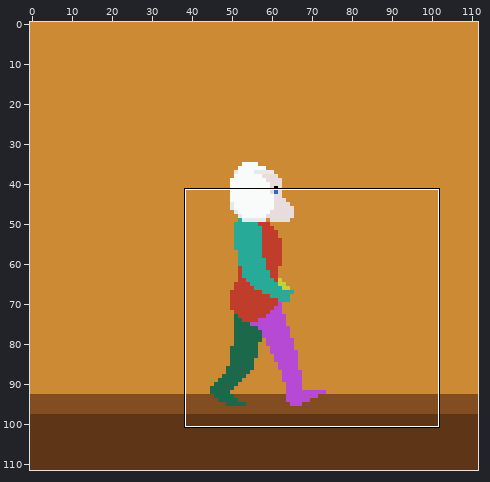
Edited in one commit: pixel-art file (animations-dev/micca-peaceful-walk.aseprite). Above: a wide view before the commit, with the close-up outlined.
Close-up. First the earlier version:
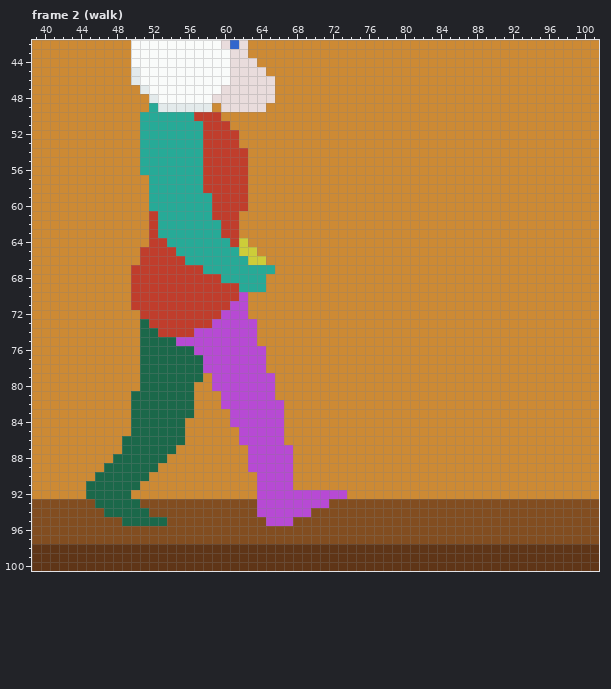
112x112 pixels, 11 frames. Shown: frame 2 (walk): x 39..101, y 42..100. The commit also changed other frames or places, which this record leaves out.
And afterwards:
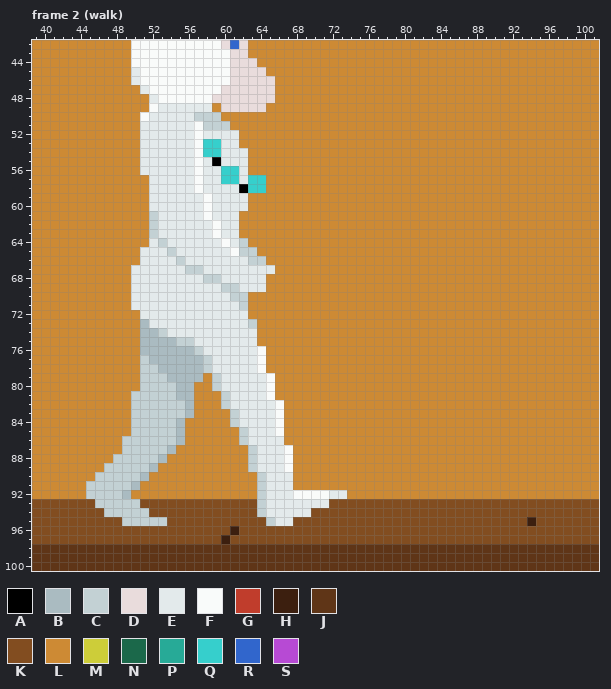
Palette (. is transparent): A #000000  B #aabbc1  C #c3d1d4  D #e9dcdc  E #e3eaeb  F #f9fbfa  G #c03d2c  H #3c1f0f  J #5f3517  K #824d20  L #cd8a34  M #cdcd39  N #1b684a  P #27aa97  Q #36cfcc  R #3166cc  S #b74ad4
Diff:
layer "background Copy" added
layer "background" now hidden
Changed rows in their new state; - is an unchanged pixel.
Frame 2 (walk):
first column x 45:
 49 -------F------------------------------------------
 50 ------FEEEEECCC-----------------------------------
 51 ------EEEEEEFCCC----------------------------------
 52 ------EEEEEEFEEEE---------------------------------
 53 ------EEEEEEFQQEE---------------------------------
 54 ------EEEEEEFQQEEE--------------------------------
 55 ------EEEEEEFEAEEE--------------------------------
 56 ------EEEEEEFEEQQE--------------------------------
 57 -------EEEEEFEEQQEQQ------------------------------
 58 -------EEEEEFEEEEAQQ------------------------------
 59 -------EEEEEEFEEEE--------------------------------
 60 -------EEEEEEFEEEE--------------------------------
 61 -------CEEEEEFEEE---------------------------------
 62 -------CEEEEEEFEE---------------------------------
 63 -------CEEEEEEFEE---------------------------------
 64 -------ECEEEEEEFEC--------------------------------
 65 ------EEECEEEEEEFCC-------------------------------
 66 ------EEEECEEEEEEECC------------------------------
 67 -----EEEEEECCEEEEEEEE-----------------------------
 68 -----EEEEEEEECCEEEEE------------------------------
 69 -----EEEEEEEEEECCEEE------------------------------
 70 -----EEEEEEEEEEECC--------------------------------
 71 -----EEEEEEEEEEEEC--------------------------------
 72 ------EEEEEEEEEEEE--------------------------------
 73 ------BEEEEEEEEEEEC-------------------------------
 74 ------BBCEEEEEEEEEE-------------------------------
 75 ------BBBBCCEEEEEEE-------------------------------
 76 ------BBBBBBCEEEEEEF------------------------------
 77 ------CBBBBBBCEEEEEF------------------------------
 78 ------CCBBBBBCEEEEEF------------------------------
 79 ------CCCBBBB-CEEEEEF-----------------------------
 80 ------CCCCBB--CEEEEEF-----------------------------
 81 -----CCCCCBB---CEEEEF-----------------------------
 82 -----CCCCCCB---CEEEEEF----------------------------
 83 -----CCCCCCB----CEEEEF----------------------------
 84 -----CCCCCB-----CEEEEF----------------------------
 85 -----CCCCCB------CEEEF----------------------------
 86 ----CCCCCCB------CEEEE----------------------------
 87 ----CCCCCB--------CEEEF---------------------------
 88 ---CCCCCB---------CEEEF---------------------------
 89 --CCCCCB----------CEEEF---------------------------
 90 -CCCCCB------------CEEE---------------------------
 91 CCCCCB-------------CEEE---------------------------
 92 CCCCB--------------CEEEFFFFEE---------------------
 93 -CCCCC-------------CEEEEEEE-----------------------
 94 --CCCCC------------CEEEEE-------------------------
 95 ----CCCCC-----------CEE--------------------------H
 96 ----------------H---------------------------------
 97 ---------------H----------------------------------
